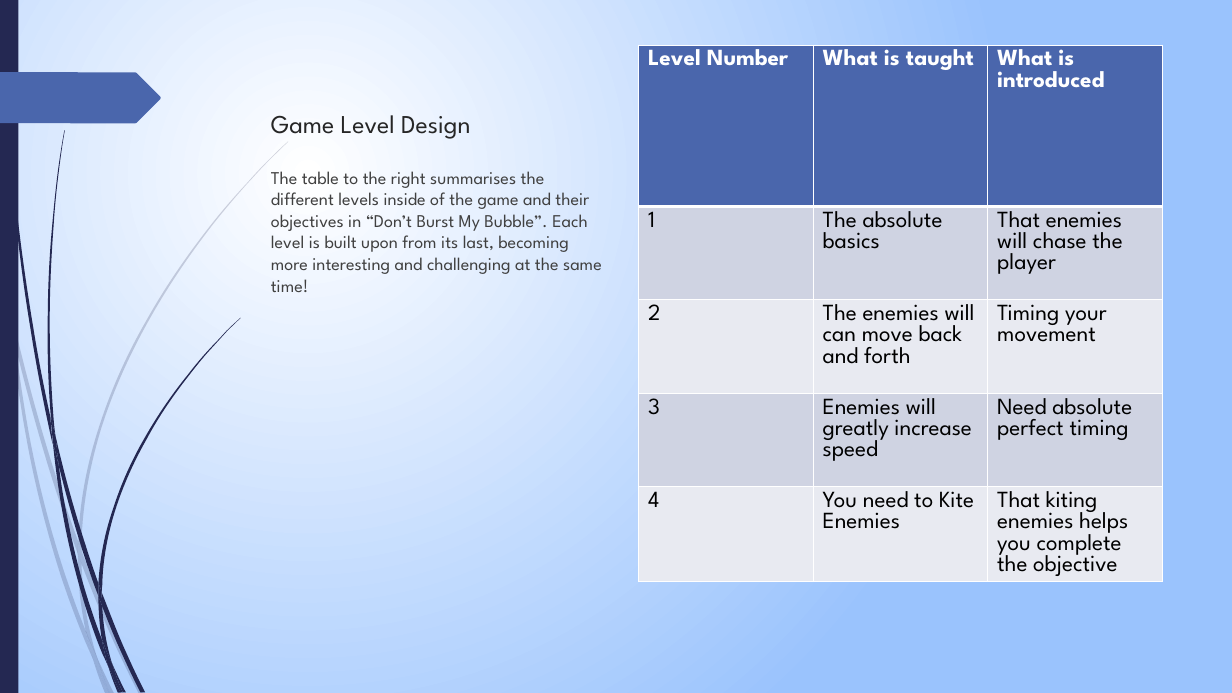
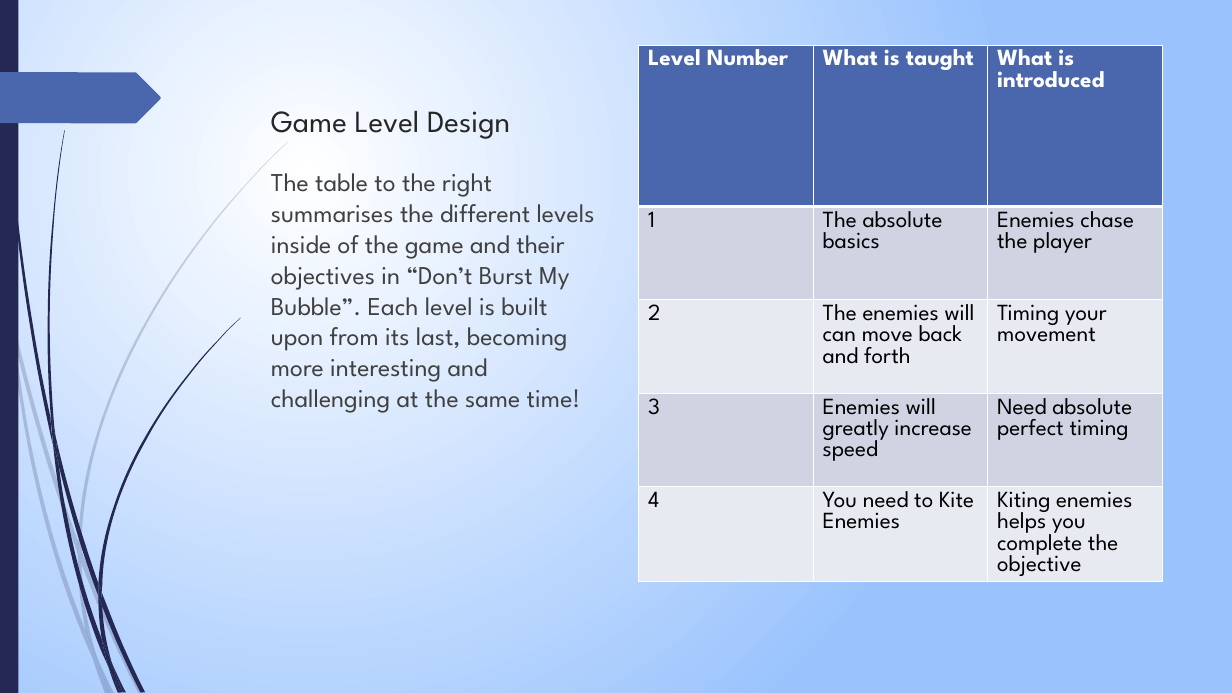
Before and after one commit to ChloeWoodman/Dont-Burst-My-Bubble-Game, a slide deck: slide 5 of Don't Burst My Bubble Presentation.pptx. Drawn at 1232x693 pixels with LibreOffice and Linux fonts; fonts in the diff are those of the drawing. Boxes give left, top, right and bottom in pixels: in the first picture for what was removed or moved away, otherwise in the second. Text is boxed around its words. In the diff, an @@ line names an element or a change of style, - is before the commit and + after.

```diff
--- a/Don't Burst My Bubble Presentation.pptx
+++ b/Don't Burst My Bubble Presentation.pptx
@@ title "Game Level Design" at (x1=271, y1=110, x2=510, y2=139): size 20 to 24 pt @@
@@ table at (x1=639, y1=45, x2=1163, y2=689) @@
-row 2, column 3: That enemies will chase the player
+row 2, column 3: Enemies chase the player
-row 5, column 3: That kiting enemies helps you complete the objective
+row 5, column 3: Kiting enemies helps you complete the objective
@@ text "The table to the right ..." at (x1=271, y1=173, x2=595, y2=413): size 14 to 20 pt @@
```
Also in this commit, not shown: 2 other slides changed.
